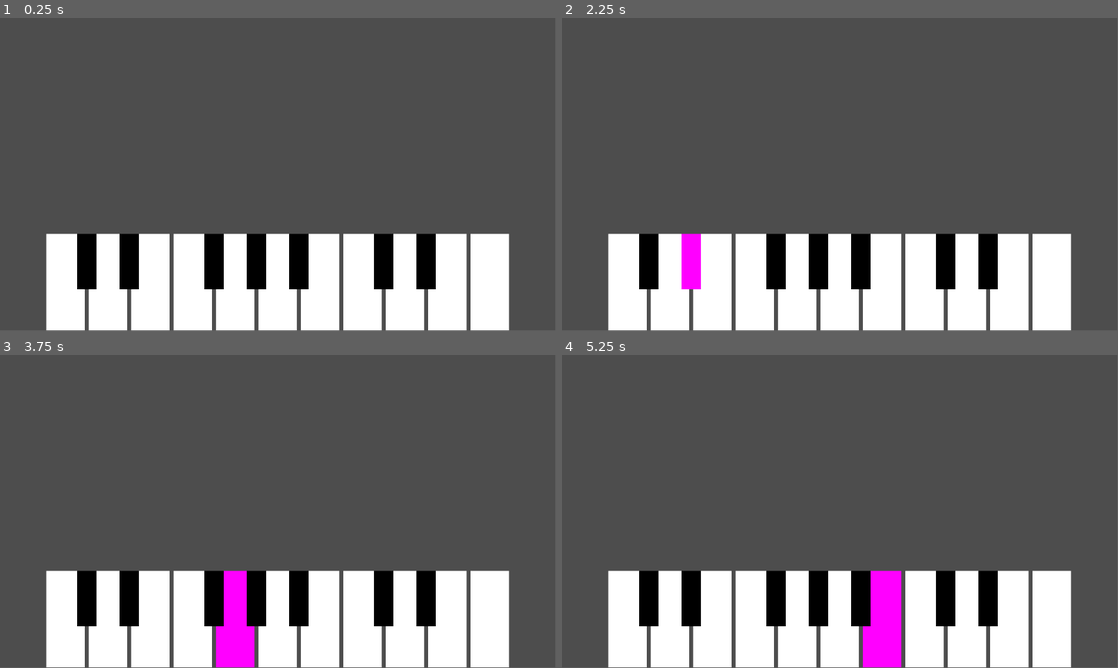
Above: before the commit, frames 1-4 (two rows, left to right).
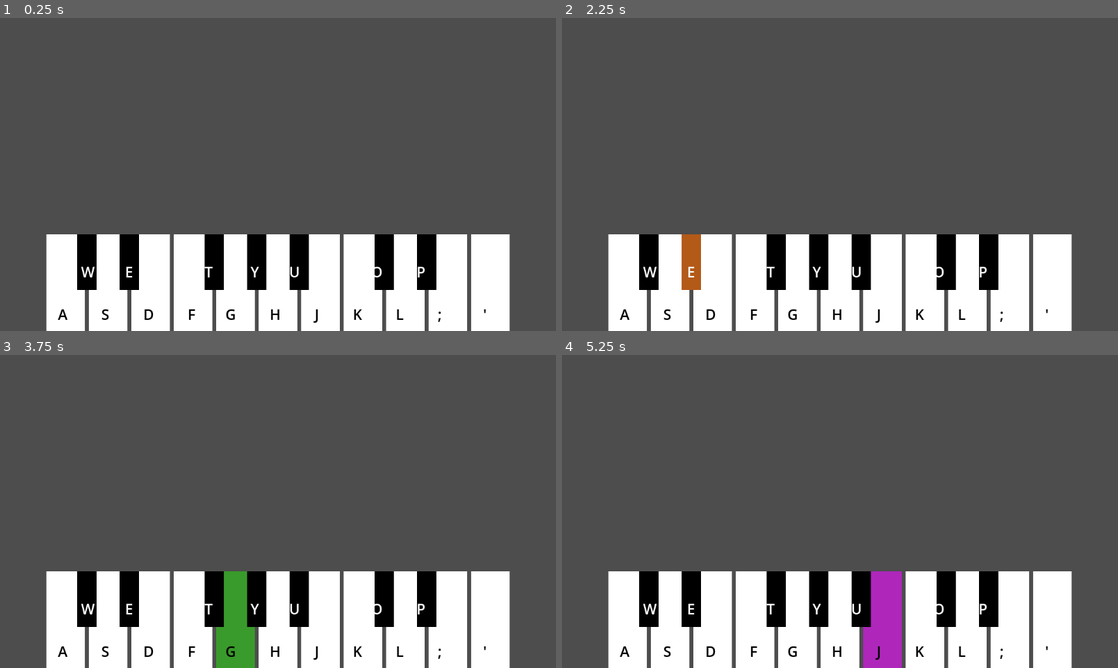
Above: after the commit, the same moments.

Repository: HackrDonut/Chromatic_Harmony_Project
Game: Godot game, scene res://piano.tscn
Two runs of this game, one before a commit and one after it. Both use one fixed random seed, a clock stepped at 60 frames per second and the inputs below.
Inputs:
- Up to frame 1 (0.25 s): no input
- Up to frame 2 (2.25 s): tap Enter (ui_accept) at 0.5, 0.77, 1.25, 1.52, 2 s; hold A (A) 0.53-1.28 s; tap D (D) at 0.8, 1.35 s; tap E (E) at 1.55 s; hold E (E) from 2.03 s (still down)
- Up to frame 3 (3.75 s): tap F (F) at 2.3, 2.85 s; tap Enter (ui_accept) at 2.75, 3.02, 3.5 s; release E (E) at 2.78 s; tap G (G) at 3.05 s; hold G (G) from 3.53 s (still down)
- Up to frame 4 (5.25 s): tap Enter (ui_accept) at 3.77, 4.25, 4.52 s; tap H (H) at 3.8, 4.35 s; release G (G) at 4.28 s; tap J (J) at 4.55 s; hold J (J) from 5.03 s (still down)
In our replay, the window is 799x449 before the commit and 800x450 after it. These sizes can differ from the game's own. Grey fills any space a smaller window leaves; there, only what the larger window draws over its background counts as a difference.

The runs differ from the first frame. In frame 1, 1.7% of the frame differs, in the area x 8-92%, y 68-100%; in frame 2, 2.2%; in frame 3, 3.2%; in frame 4, 3.5%.

Commit message:
Finished Piano
Displays a 1.5 octave piano. Each key has the corresponding keyboard letter written on it. When a keyboard letter is pressed, the corresponding piano key will change color and play a note.

Diff:
--- a/piano.gd
+++ b/piano.gd
@@ -9,77 +9,111 @@
 # Called every frame. 'delta' is the elapsed time since the previous frame.
 func _process(delta):
 	# White Key
-	if Input.is_action_pressed("A"):
-		get_node("A").set_modulate(Color8(255,0,255,255))
+	if Input.is_action_just_pressed("A"):
+		get_node("A").set_modulate(Color8(134,3,3,255))
+		$A/low_C.play()
 	elif Input.is_action_just_released("A"):
 		get_node("A").set_modulate(Color8(255,255,255,255))
-	if Input.is_action_pressed("S"):
-		get_node("S").set_modulate(Color8(255,0,255,255))
+
+	if Input.is_action_just_pressed("S"):
+		get_node("S").set_modulate(Color8(153,77,22,255))
+		$S/low_D.play()
 	elif Input.is_action_just_released("S"):
 		get_node("S").set_modulate(Color8(255,255,255,255))
-	if Input.is_action_pressed("D"):
-		get_node("D").set_modulate(Color8(255,0,255,255))
+
+	if Input.is_action_just_pressed("D"):
+		get_node("D").set_modulate(Color8(220,206,73,255))
+		$D/low_E.play()
 	elif Input.is_action_just_released("D"):
 		get_node("D").set_modulate(Color8(255,255,255,255))
-	if Input.is_action_pressed("F"):
-		get_node("F").set_modulate(Color8(255,0,255,255))
+
+	if Input.is_action_just_pressed("F"):
+		get_node("F").set_modulate(Color8(144,175,54,255))
+		$F/low_F.play()
 	elif Input.is_action_just_released("F"):
 		get_node("F").set_modulate(Color8(255,255,255,255))
-	if Input.is_action_pressed("G"):
-		get_node("G").set_modulate(Color8(255,0,255,255))
+
+	if Input.is_action_just_pressed("G"):
+		get_node("G").set_modulate(Color8(57,155,43,255))
+		$G/G.play()
 	elif Input.is_action_just_released("G"):
 		get_node("G").set_modulate(Color8(255,255,255,255))
-	if Input.is_action_pressed("H"):
-		get_node("H").set_modulate(Color8(255,0,255,255))
+
+	if Input.is_action_just_pressed("H"):
+		get_node("H").set_modulate(Color8(69,133,213,255))
+		$H/A.play()
 	elif Input.is_action_just_released("H"):
 		get_node("H").set_modulate(Color8(255,255,255,255))
-	if Input.is_action_pressed("J"):
-		get_node("J").set_modulate(Color8(255,0,255,255))
+
+	if Input.is_action_just_pressed("J"):
+		get_node("J").set_modulate(Color8(175,38,187,255))
+		$J/B.play()
 	elif Input.is_action_just_released("J"):
 		get_node("J").set_modulate(Color8(255,255,255,255))
-	if Input.is_action_pressed("K"):
-		get_node("K").set_modulate(Color8(255,0,255,255))
+
+	if Input.is_action_just_pressed("K"):
+		get_node("K").set_modulate(Color8(134,3,3,255))
+		$K/high_C.play()
 	elif Input.is_action_just_released("K"):
 		get_node("K").set_modulate(Color8(255,255,255,255))
-	if Input.is_action_pressed("L"):
-		get_node("L").set_modulate(Color8(255,0,255,255))
+
+	if Input.is_action_just_pressed("L"):
+		get_node("L").set_modulate(Color8(153,77,22,255))
+		$L/high_D.play()
 	elif Input.is_action_just_released("L"):
 		get_node("L").set_modulate(Color8(255,255,255,255))
-	if Input.is_action_pressed("semi"):
-		get_node("semi").set_modulate(Color8(255,0,255,255))
+
+	if Input.is_action_just_pressed("semi"):
+		get_node("semi").set_modulate(Color8(220,206,73,255))
+		$semi/high_E.play()
 	elif Input.is_action_just_released("semi"):
 		get_node("semi").set_modulate(Color8(255,255,255,255))
-	if Input.is_action_pressed("apos"):
-		get_node("apos").set_modulate(Color8(255,0,255,255))
+
+	if Input.is_action_just_pressed("apos"):
+		get_node("apos").set_modulate(Color8(144,175,54,255))
+		$apos/high_F.play()
 	elif Input.is_action_just_released("apos"):
 		get_node("apos").set_modulate(Color8(255,255,255,255))
 
 	# Black Keys
-	if Input.is_action_pressed("W"):
-		get_node("W").set_modulate(Color8(150,0,150,255))
+	if Input.is_action_just_pressed("W"):
+		get_node("W").set_modulate(Color8(153,22,22,255))
+		$W/low_Db.play()
 	elif Input.is_action_just_released("W"):
 		get_node("W").set_modulate(Color8(0,0,0,255))
-	if Input.is_action_pressed("E"):
-		get_node("E").set_modulate(Color8(255,0,255,255))
+
+	if Input.is_action_just_pressed("E"):
+		get_node("E").set_modulate(Color8(179,90,25,255))
+		$E/low_Eb.play()
 	elif Input.is_action_just_released("E"):
 		get_node("E").set_modulate(Color8(0,0,0,255))
-	if Input.is_action_pressed("T"):
-		get_node("T").set_modulate(Color8(255,0,255,255))
+
+	if Input.is_action_just_pressed("T"):
+		get_node("T").set_modulate(Color8(168,205,62,255))
+		$T/Gb.play()
 	elif Input.is_action_just_released("T"):
 		get_node("T").set_modulate(Color8(0,0,0,255))
-	if Input.is_action_pressed("Y"):
-		get_node("Y").set_modulate(Color8(255,0,255,255))
+
+	if Input.is_action_just_pressed("Y"):
+		get_node("Y").set_modulate(Color8(38,187,171,255))
+		$Y/Ab.play()
 	elif Input.is_action_just_released("Y"):
 		get_node("Y").set_modulate(Color8(0,0,0,255))
-	if Input.is_action_pressed("U"):
-		get_node("U").set_modulate(Color8(255,0,255,255))
+
+	if Input.is_action_just_pressed("U"):
+		get_node("U").set_modulate(Color8(122,38,187,255))
+		$U/Bb.play()
 	elif Input.is_action_just_released("U"):
 		get_node("U").set_modulate(Color8(0,0,0,255))
-	if Input.is_action_pressed("O"):
-		get_node("O").set_modulate(Color8(255,0,255,255))
+
+	if Input.is_action_just_pressed("O"):
+		get_node("O").set_modulate(Color8(153,22,22,255))
+		$O/high_Db.play()
 	elif Input.is_action_just_released("O"):
 		get_node("O").set_modulate(Color8(0,0,0,255))
-	if Input.is_action_pressed("P"):
-		get_node("P").set_modulate(Color8(255,0,255,255))
+
+	if Input.is_action_just_pressed("P"):
+		get_node("P").set_modulate(Color8(179,90,25,255))
+		$P/high_Eb.play()
 	elif Input.is_action_just_released("P"):
 		get_node("P").set_modulate(Color8(0,0,0,255))
--- a/piano.tscn
+++ b/piano.tscn
@@ -1,7 +1,32 @@
-[gd_scene load_steps=3 format=3 uid="uid://cuskysflsgkym"]
+[gd_scene load_steps=23 format=3 uid="uid://cuskysflsgkym"]
 
 [ext_resource type="Script" path="res://piano.gd" id="1_pcbsw"]
 [ext_resource type="PackedScene" uid="uid://84kpvtassvho" path="res://key.tscn" id="2_7e8rq"]
+[ext_resource type="AudioStream" uid="uid://dxnsk4yl57ogo" path="res://piano-mp3/C4.mp3" id="3_mytlo"]
+[ext_resource type="AudioStream" uid="uid://2tuc0jvl3jx6" path="res://piano-mp3/D4.mp3" id="4_xatkt"]
+[ext_resource type="AudioStream" uid="uid://bw5f1k8fdstsr" path="res://piano-mp3/E4.mp3" id="5_aqsg7"]
+[ext_resource type="AudioStream" uid="uid://dacxubd3clf4x" path="res://piano-mp3/F4.mp3" id="6_awldr"]
+[ext_resource type="AudioStream" uid="uid://daxdyb6w4etx1" path="res://piano-mp3/G4.mp3" id="7_b06yv"]
+[ext_resource type="AudioStream" uid="uid://d06bgobmpd61x" path="res://piano-mp3/A4.mp3" id="8_be0fc"]
+[ext_resource type="AudioStream" uid="uid://d4jnc4lm4igdf" path="res://piano-mp3/B4.mp3" id="9_iwf0t"]
+[ext_resource type="AudioStream" uid="uid://bvyac1mr668af" path="res://piano-mp3/C5.mp3" id="10_yvhyc"]
+[ext_resource type="AudioStream" uid="uid://cufr3o5m4ptag" path="res://piano-mp3/D5.mp3" id="11_mym8y"]
+[ext_resource type="AudioStream" uid="uid://s14dj6x0gb7w" path="res://piano-mp3/E5.mp3" id="12_jblam"]
+[ext_resource type="AudioStream" uid="uid://d7a14uryy4ul" path="res://piano-mp3/F5.mp3" id="13_y40mb"]
+[ext_resource type="AudioStream" uid="uid://t74340hhdseh" path="res://piano-mp3/Db4.mp3" id="14_lh80q"]
+[ext_resource type="AudioStream" uid="uid://cko6w0b1jauom" path="res://piano-mp3/Eb4.mp3" id="15_qpcsr"]
+[ext_resource type="AudioStream" uid="uid://cimu0i72bh1i7" path="res://piano-mp3/Gb4.mp3" id="16_0fkub"]
+[ext_resource type="AudioStream" uid="uid://dv1be0eig7v5h" path="res://piano-mp3/Ab4.mp3" id="17_wxwvb"]
+[ext_resource type="AudioStream" uid="uid://cfh5uo4ymsj4a" path="res://piano-mp3/Bb4.mp3" id="18_cyrht"]
+[ext_resource type="AudioStream" uid="uid://ck1pbwsjwkqe1" path="res://piano-mp3/Db5.mp3" id="19_ydbmp"]
+[ext_resource type="AudioStream" uid="uid://blxv5ayjxaj8v" path="res://piano-mp3/Eb5.mp3" id="20_ph7ys"]
+
+[sub_resource type="LabelSettings" id="LabelSettings_6223c"]
+font_size = 30
+font_color = Color(0, 0, 0, 1)
+
+[sub_resource type="LabelSettings" id="LabelSettings_awx8b"]
+font_size = 30
 
 [node name="piano" type="Node2D"]
 script = ExtResource("1_pcbsw")
@@ -12,6 +37,9 @@
 offset_right = 176.0
 offset_bottom = 648.0
 
+[node name="low_C" type="AudioStreamPlayer2D" parent="A"]
+stream = ExtResource("3_mytlo")
+
 [node name="S" parent="." instance=ExtResource("2_7e8rq")]
 offset_left = 184.0
 offset_top = 448.0
@@ -19,6 +47,9 @@
 offset_bottom = 648.0
 script = null
 
+[node name="low_D" type="AudioStreamPlayer2D" parent="S"]
+stream = ExtResource("4_xatkt")
+
 [node name="D" parent="." instance=ExtResource("2_7e8rq")]
 offset_left = 272.0
 offset_top = 448.0
@@ -26,6 +57,9 @@
 offset_bottom = 648.0
 script = null
 
+[node name="low_E" type="AudioStreamPlayer2D" parent="D"]
+stream = ExtResource("5_aqsg7")
+
 [node name="F" parent="." instance=ExtResource("2_7e8rq")]
 offset_left = 360.0
 offset_top = 448.0
@@ -33,6 +67,9 @@
 offset_bottom = 648.0
 script = null
 
+[node name="low_F" type="AudioStreamPlayer2D" parent="F"]
+stream = ExtResource("6_awldr")
+
 [node name="G" parent="." instance=ExtResource("2_7e8rq")]
 offset_left = 448.0
 offset_top = 448.0
@@ -40,6 +77,9 @@
 offset_bottom = 648.0
 script = null
 
+[node name="G" type="AudioStreamPlayer2D" parent="G"]
+stream = ExtResource("7_b06yv")
+
 [node name="H" parent="." instance=ExtResource("2_7e8rq")]
 offset_left = 536.0
 offset_top = 448.0
@@ -47,6 +87,9 @@
 offset_bottom = 648.0
 script = null
 
+[node name="A" type="AudioStreamPlayer2D" parent="H"]
+stream = ExtResource("8_be0fc")
+
 [node name="J" parent="." instance=ExtResource("2_7e8rq")]
 offset_left = 624.0
 offset_top = 448.0
@@ -54,6 +97,9 @@
 offset_bottom = 648.0
 script = null
 
+[node name="B" type="AudioStreamPlayer2D" parent="J"]
+stream = ExtResource("9_iwf0t")
+
 [node name="K" parent="." instance=ExtResource("2_7e8rq")]
 offset_left = 712.0
 offset_top = 448.0
@@ -61,6 +107,9 @@
 offset_bottom = 648.0
 script = null
 
+[node name="high_C" type="AudioStreamPlayer2D" parent="K"]
+stream = ExtResource("10_yvhyc")
+
 [node name="L" parent="." instance=ExtResource("2_7e8rq")]
 offset_left = 800.0
 offset_top = 448.0
@@ -68,6 +117,9 @@
 offset_bottom = 648.0
 script = null
 
+[node name="high_D" type="AudioStreamPlayer2D" parent="L"]
+stream = ExtResource("11_mym8y")
+
 [node name="semi" parent="." instance=ExtResource("2_7e8rq")]
 offset_left = 888.0
 offset_top = 448.0
@@ -75,6 +127,9 @@
 offset_bottom = 648.0
 script = null
 
+[node name="high_E" type="AudioStreamPlayer2D" parent="semi"]
+stream = ExtResource("12_jblam")
+
 [node name="apos" parent="." instance=ExtResource("2_7e8rq")]
 offset_left = 976.0
 offset_top = 448.0
@@ -82,6 +137,9 @@
 offset_bottom = 648.0
 script = null
 
+[node name="high_F" type="AudioStreamPlayer2D" parent="apos"]
+stream = ExtResource("13_y40mb")
+
 [node name="W" parent="." instance=ExtResource("2_7e8rq")]
 modulate = Color(0, 0, 0, 1)
 offset_left = 160.0
@@ -90,6 +148,9 @@
 offset_bottom = 563.0
 script = null
 
+[node name="low_Db" type="AudioStreamPlayer2D" parent="W"]
+stream = ExtResource("14_lh80q")
+
 [node name="E" parent="." instance=ExtResource("2_7e8rq")]
 modulate = Color(0, 0, 0, 1)
 offset_left = 248.0
@@ -98,6 +159,9 @@
 offset_bottom = 563.0
 script = null
 
+[node name="low_Eb" type="AudioStreamPlayer2D" parent="E"]
+stream = ExtResource("15_qpcsr")
+
 [node name="T" parent="." instance=ExtResource("2_7e8rq")]
 modulate = Color(0, 0, 0, 1)
 offset_left = 424.0
@@ -106,6 +170,9 @@
 offset_bottom = 563.0
 script = null
 
+[node name="Gb" type="AudioStreamPlayer2D" parent="T"]
+stream = ExtResource("16_0fkub")
+
 [node name="Y" parent="." instance=ExtResource("2_7e8rq")]
 modulate = Color(0, 0, 0, 1)
 offset_left = 512.0
@@ -114,6 +181,9 @@
 offset_bottom = 563.0
 script = null
 
+[node name="Ab" type="AudioStreamPlayer2D" parent="Y"]
+stream = ExtResource("17_wxwvb")
+
 [node name="U" parent="." instance=ExtResource("2_7e8rq")]
 modulate = Color(0, 0, 0, 1)
 offset_left = 600.0
@@ -122,6 +192,9 @@
 offset_bottom = 563.0
 script = null
 
+[node name="Bb" type="AudioStreamPlayer2D" parent="U"]
+stream = ExtResource("18_cyrht")
+
 [node name="O" parent="." instance=ExtResource("2_7e8rq")]
 modulate = Color(0, 0, 0, 1)
 offset_left = 776.0
@@ -130,6 +203,9 @@
 offset_bottom = 563.0
 script = null
 
+[node name="high_Db" type="AudioStreamPlayer2D" parent="O"]
+stream = ExtResource("19_ydbmp")
+
 [node name="P" parent="." instance=ExtResource("2_7e8rq")]
 modulate = Color(0, 0, 0, 1)
 offset_left = 864.0
@@ -137,3 +213,22 @@
 offset_right = 904.0
 offset_bottom = 563.0
 script = null
+
+[node name="high_Eb" type="AudioStreamPlayer2D" parent="P"]
+stream = ExtResource("20_ph7ys")
+
+[node name="White_Keys" type="Label" parent="."]
+offset_left = 120.0
+offset_top = 592.0
+offset_right = 160.0
+offset_bottom = 637.0
+text = "A         S         D         F        G         H         J         K         L         ;           '"
+label_settings = SubResource("LabelSettings_6223c")
+
+[node name="Black_Keys" type="Label" parent="."]
+offset_left = 168.0
+offset_top = 504.0
+offset_right = 312.0
+offset_bottom = 549.0
+text = "W        E                   T          Y        U                   O         P"
+label_settings = SubResource("LabelSettings_awx8b")
--- a/project.godot
+++ b/project.godot
@@ -14,6 +14,10 @@
 run/main_scene="res://piano.tscn"
 config/features=PackedStringArray("4.1", "GL Compatibility")
 config/icon="res://icon.svg"
+
+[display]
+
+window/stretch/mode="viewport"
 
 [input]
 
Not shown, added: piano-mp3/A0.mp3.import
Not shown, added: piano-mp3/A1.mp3.import
Not shown, added: piano-mp3/A2.mp3.import
Not shown, added: piano-mp3/A3.mp3.import
Not shown, added: piano-mp3/A4.mp3.import
Not shown, added: piano-mp3/A5.mp3.import
Not shown, added: piano-mp3/A6.mp3.import
Not shown, added: piano-mp3/A7.mp3.import
Not shown, added: piano-mp3/Ab1.mp3.import
Not shown, added: piano-mp3/Ab2.mp3.import
Not shown, added: piano-mp3/Ab3.mp3.import
Not shown, added: piano-mp3/Ab4.mp3.import
(and 166 more such lines)
